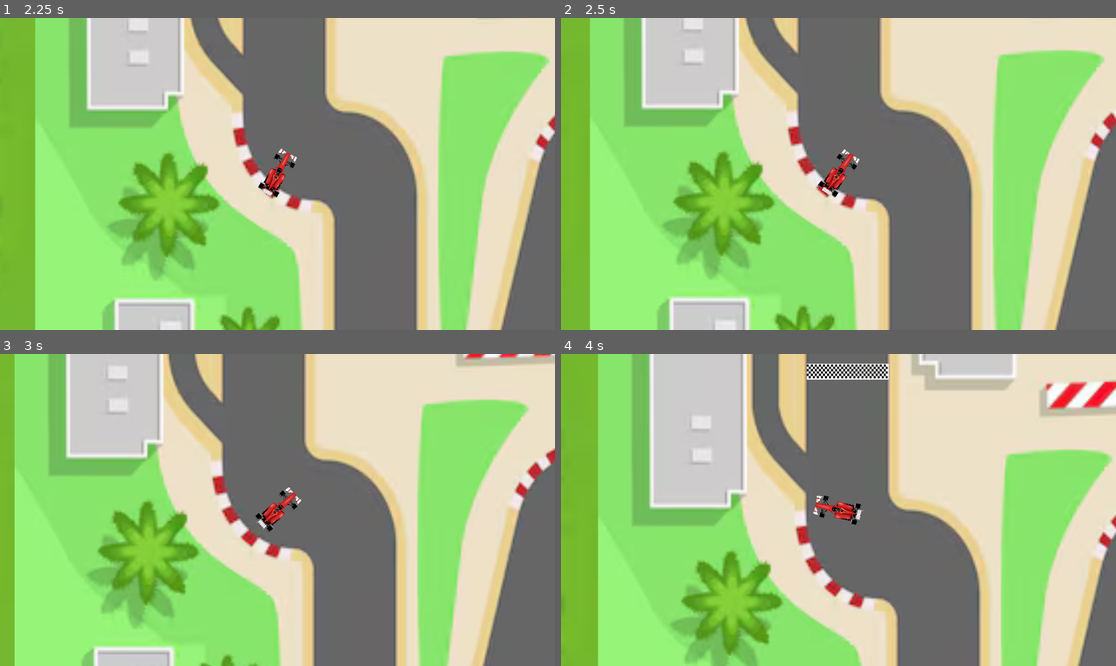
Above: before the commit, frames 1-4 (two rows, left to right).
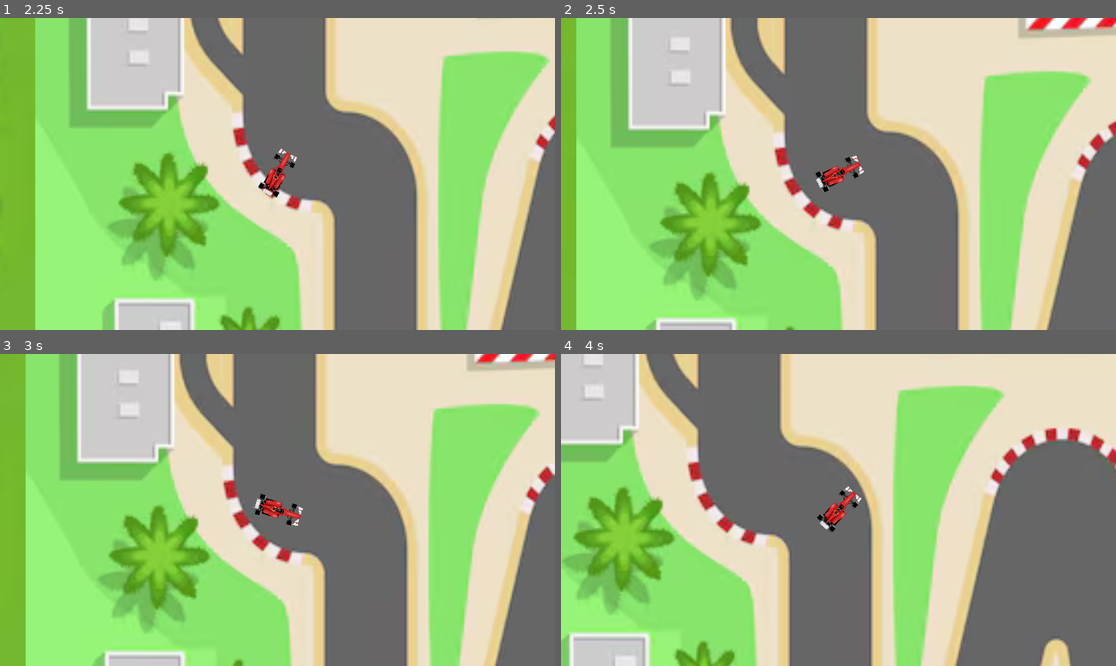
Above: after the commit, the same moments.

Repository: haroldmud/F1-qualy
Game: Godot game, scene res://scenes/level.tscn
Two runs of this game, one before a commit and one after it. Both use one fixed random seed, a clock stepped at 60 frames per second and the inputs below.
Inputs:
- Up to frame 1 (2.25 s): tap Enter at 0.5 s; hold Right (right) 0.53-1.28 s; tap Space at 1.25 s; hold Down (brake) 1.28-2.03 s; hold Right (right) from 2.03 s (still down)
- Up to frame 2 (2.5 s): keep holding Right (right)
- Up to frame 3 (3 s): release Right (right) at 2.78 s; hold Up (forward) from 2.78 s (still down)
- Up to frame 4 (4 s): release Up (forward) at 3.53 s; hold Left (left) from 3.53 s (still down)

Frame 1 is identical in both runs. In frame 2, 39% of the frame differs, in the area x 2-100%, y 0-100%; in frame 3, 28%; in frame 4, 80%, in the area x 0-100%, y 0-100%.

Commit message:
feat: made some rotation improvements

Diff:
--- a/scenes/level.tscn
+++ b/scenes/level.tscn
@@ -58,5 +58,9 @@
 [node name="MajroCrash1" type="CollisionPolygon2D" parent="Crash"]
 polygon = PackedVector2Array(-501, -566, -477, -592, -454, -569, -373, -396, -306, -346, -206, -334, -196, 342, -165, 4 …(278 unchanged characters)…
 
+[node name="RecoveryTimer" type="Timer" parent="."]
+wait_time = 2.0
+
 [connection signal="body_entered" from="Circuit" to="." method="_on_circuit_body_entered"]
 [connection signal="body_entered" from="Crash" to="Crash" method="_on_body_entered"]
+[connection signal="timeout" from="RecoveryTimer" to="." method="_on_recovery_timer_timeout"]
--- a/scripts/crash.gd
+++ b/scripts/crash.gd
@@ -1,5 +1,4 @@
 extends Area2D
-
 
 # Called when the node enters the scene tree for the first time.
 func _ready() -> void:
--- a/scripts/level.gd
+++ b/scripts/level.gd
@@ -1,4 +1,6 @@
 extends Node2D
+
+var is_collided := false
 
 
 # Called when the node enters the scene tree for the first time.
@@ -12,16 +14,22 @@
 
 
 func _on_circuit_body_entered(body: Node2D) -> void:
+	is_collided = true
 	if body is CharacterBody2D:
 		var push_back = -body.velocity.normalized() * 60
 		body.position += push_back
 		body.velocity = Vector2.ZERO
-		print(body.rotation_degrees)
-		if body.rotation_degrees > -90 and body.rotation_degrees < 0 :
-			body.rotation_degrees -= 30
-		elif body.rotation_degrees < 90  and body.rotation_degrees > 0:
-			body.rotation_degrees +=30
-		elif body.rotation_degrees < -90:
-			body.rotation_degrees +=30
-		elif body.rotation_degrees > 90:
-			body.rotation_degrees -= 30
+		#print(body.rotation_degrees)
+		#if body.rotation_degrees > -90 and body.rotation_degrees < 0 :
+			#body.rotation_degrees -= 30
+		#elif body.rotation_degrees < 90  and body.rotation_degrees > 0:
+			#body.rotation_degrees +=30
+		#elif body.rotation_degrees < -90:
+			#body.rotation_degrees +=30
+		#elif body.rotation_degrees > 90:
+			#body.rotation_degrees -= 30
+
+
+
+func _on_recovery_timer_timeout() -> void:
+	is_collided = false
--- a/scripts/player.gd
+++ b/scripts/player.gd
@@ -14,6 +14,10 @@
 const ROTATION_SPEED = 2.5
 
 var current_speed = 0.0
+var start_forward : Vector2
+
+func _ready() -> void:
+	start_forward = Vector2.RIGHT.rotated(rotation)
 
 func _physics_process(delta: float) -> void:
 	if Input.is_action_pressed("forward"):
@@ -31,6 +35,7 @@
 			rotation -= ROTATION_SPEED * delta
 		if Input.is_action_pressed("right"):
 			rotation += ROTATION_SPEED * delta
+			var movement_dir = velocity.normalized()
 
 	var direction = Vector2.RIGHT.rotated(rotation)
 	velocity = direction * current_speed
